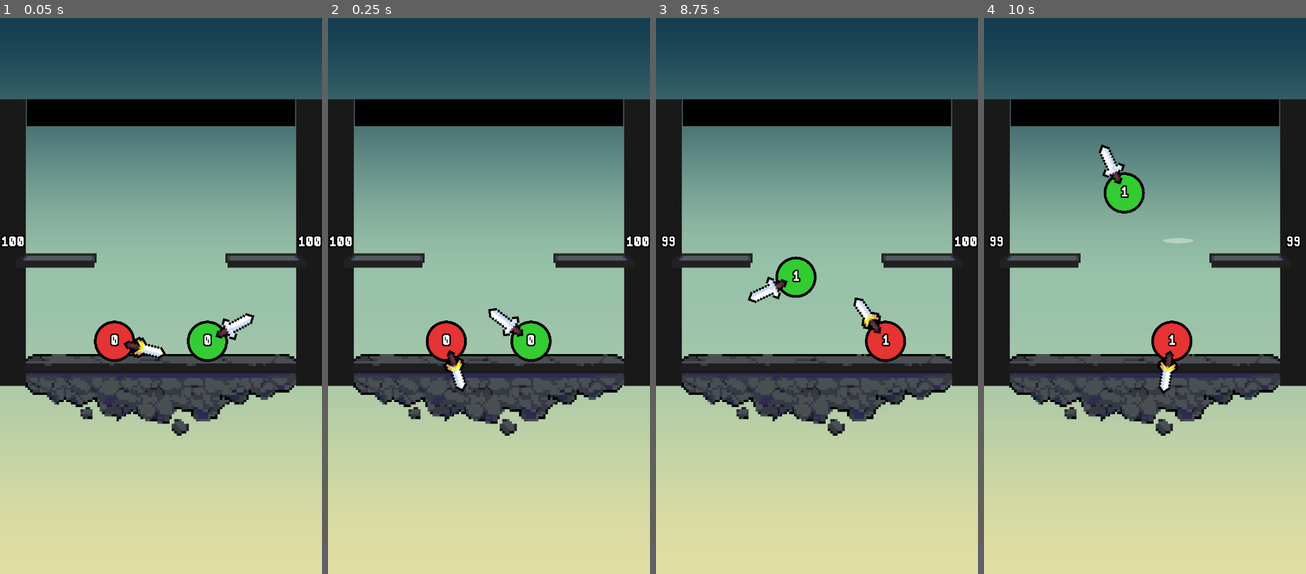
Above: before the commit, frames 1-4 (left to right).
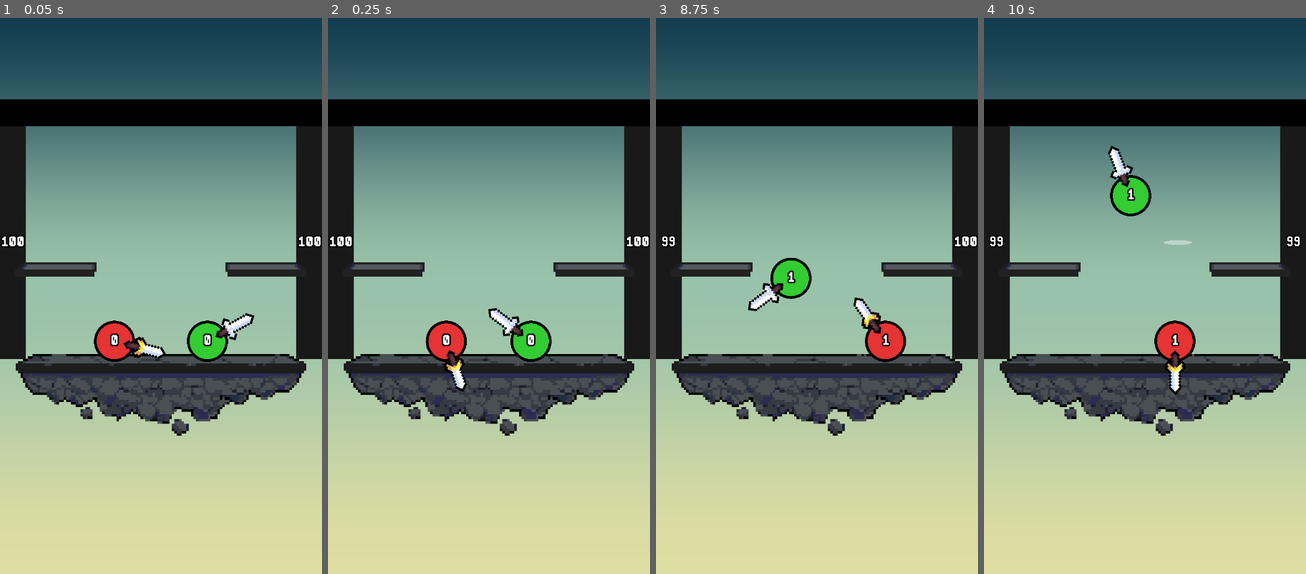
Above: after the commit, the same moments.

Repository: HarryLin349/Super-Smash-Balls
Game: Godot game, scene res://Main.tscn
Same seed, same stepped clock (60 frames per second), same inputs: the game is played once before the commit and once after it.
Inputs:
- Up to frame 1 (0.05 s): no input
- Up to frame 2 (0.25 s): no input
- Up to frame 3 (8.75 s): no input
- Up to frame 4 (10 s): no input

The runs differ from the first frame. In frame 1, 3.1% of the frame differs, in the area x 0-100%, y 14-67%; in frame 2, 3.1%; in frame 3, 4.0%; in frame 4, 4.9%, in the area x 0-100%, y 14-68%.

Commit message:
adjust ceiling

Diff:
--- a/Main.gd
+++ b/Main.gd
@@ -6,7 +6,7 @@
 @export var platform_width := 140.0
 @export var platform_height := 20.0
 @export var platform_inset := -45.0
-@export var platform_height_offset := 40.0
+@export var platform_height_offset := 60.0
 @export var out_of_bounds_min_x := -100.0
 @export var out_of_bounds_max_x := 1000.0
 @export var slowmo_scale := 0.5
@@ -47,10 +47,10 @@
 
 	var floor_position := Vector2(viewport_size.x * 0.5, center.y + half + wall_thickness * 0.5)
 	var floor_width := viewport_size.x - 120
-	_set_wall(wall_bottom, floor_position, Vector2(floor_width, wall_thickness))
+	_set_wall(wall_bottom, floor_position, Vector2(floor_width + 10, wall_thickness))
 	var ceiling_position := Vector2(viewport_size.x * 0.5, center.y - half - wall_thickness * 0.5)
-	_set_wall(wall_top, ceiling_position, Vector2(floor_width, wall_thickness))
-	var wall_height := arena_size_value + wall_thickness * 2.0
+	_set_wall(wall_top, ceiling_position, Vector2(viewport_size.x, wall_thickness))
+	var wall_height := arena_size_value
 	_set_wall(wall_left, Vector2(0.0 - wall_thickness * 0.5 + walldist, center.y), Vector2(wall_thickness, wall_height))
 	_set_wall(wall_right, Vector2(viewport_size.x + wall_thickness * 0.5 - walldist, center.y), Vector2(wall_thickness, wall_height))
 
@@ -125,6 +125,7 @@
 			visual.color = wall.normal_color
 		else:
 			visual.color = Color(0, 0, 0, 1)
+		visual.z_index = -6
 		visual.size = size
 		visual.position = -size * 0.5
 	if wall == wall_bottom and wall.has_node("FloorSprite"):
Not shown, changed: .DS_Store
